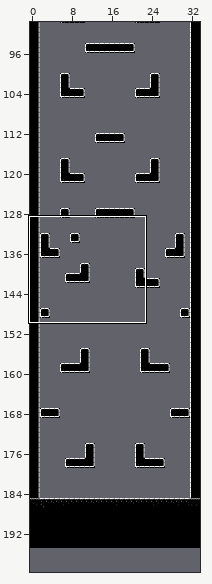
Tiled map: maps/testmapGraphics.tmx. The picture above shows the old version from afar; the outline marks the close-up.
Close-up. Old version:
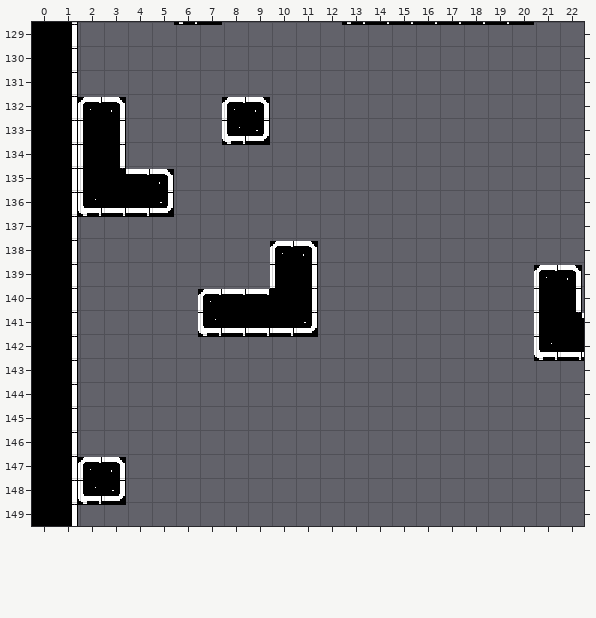
Cells are 16x16 px. Shown: x 0..22, y 129..149. Layer "Graphics" is drawn -1,-78 px off the grid.
After the commit:
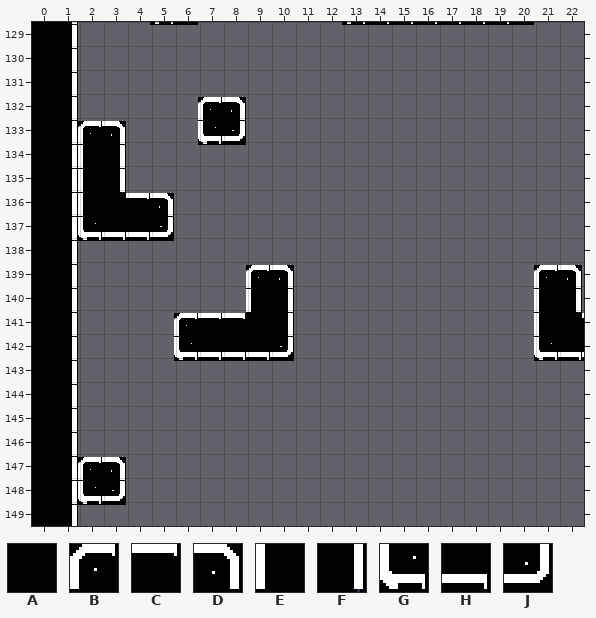
Key: from "testTileset": A 1, B 164, C 165, D 166, E 180, F 182, G 196, H 197, J 198.
_ is an empty cell.
The exact change:
{"where": "layer \"Graphics\""}
{"y":133,"x":5,"old":"_GJ","new":"GJ_"}
{"y":137,"x":2,"old":"BD","new":"__"}
{"y":137,"x":7,"old":"_BD","new":"BD_"}
{"y":138,"x":2,"old":"EF","new":"BD"}
{"y":138,"x":7,"old":"_GJ","new":"GJ_"}
{"y":140,"x":3,"old":"ACD","new":"F__"}
{"y":141,"x":2,"old":"GHHJ","new":"EACD"}
{"y":142,"x":2,"old":"____","new":"GHHJ"}
{"y":143,"x":10,"old":"BD","new":"__"}
{"y":144,"x":9,"old":"_EF","new":"BD_"}
{"y":145,"x":7,"old":"BCCAF","new":"__EF_"}
{"y":146,"x":6,"old":"_GHHHJ","new":"BCCAF_"}
{"y":147,"x":6,"old":"_____","new":"GHHHJ"}
{"label":"changed","picture_box":[150,22,222,25]}
{"label":"changed","picture_box":[78,97,126,145]}
{"label":"changed","picture_box":[198,97,270,145]}
{"label":"changed","picture_box":[78,169,174,241]}
{"label":"changed","picture_box":[174,241,318,361]}
